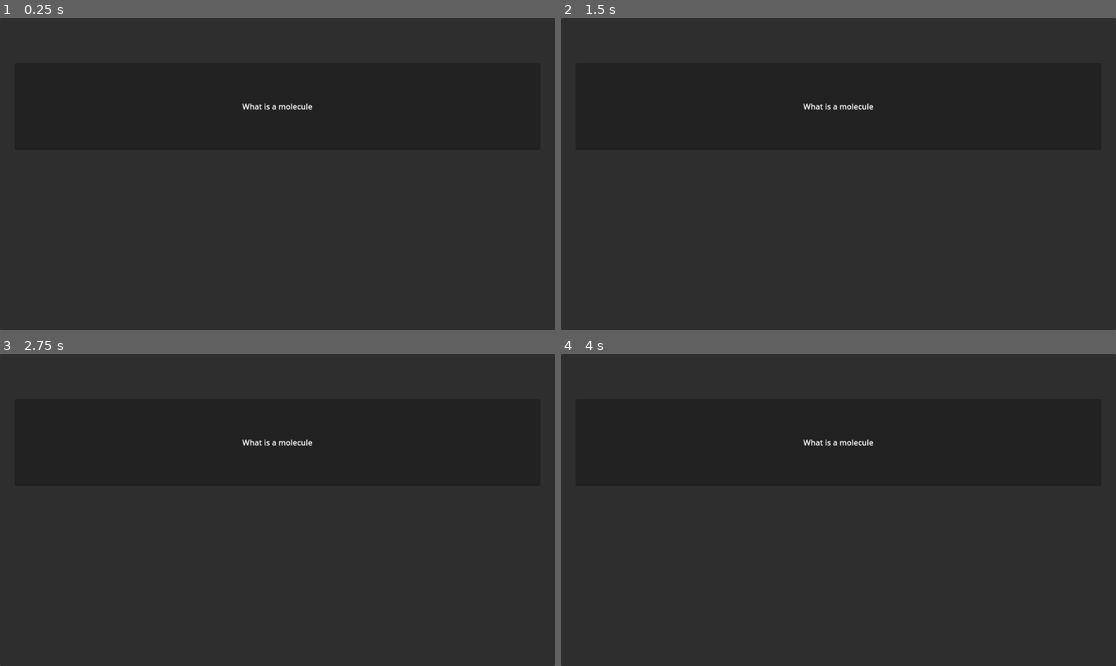
Above: before the commit, frames 1-4 (two rows, left to right).
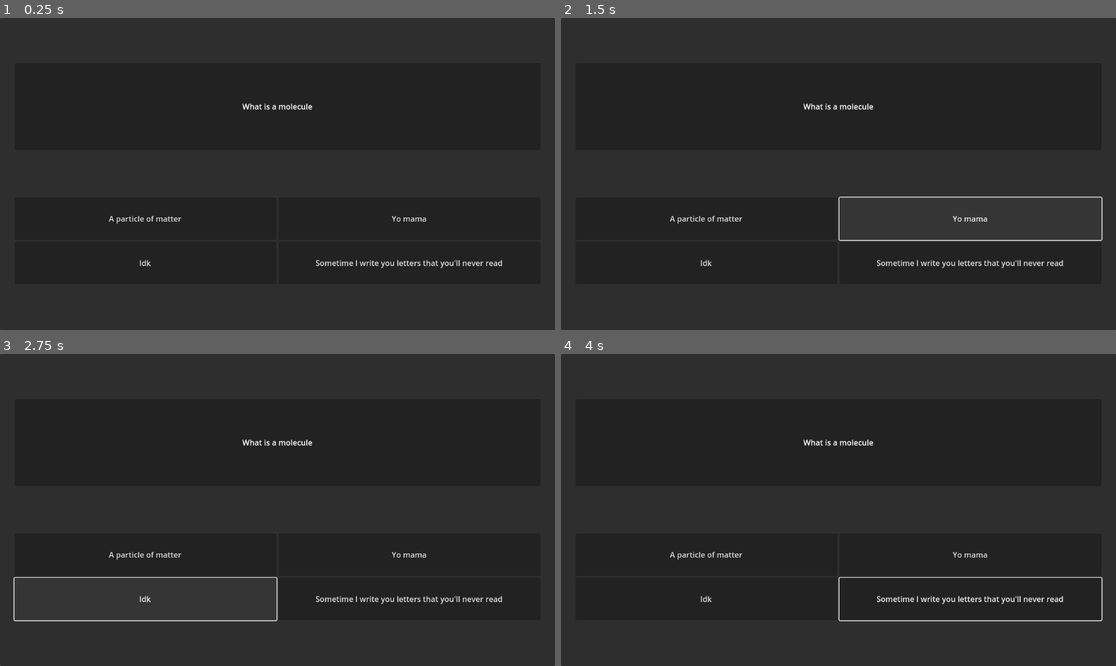
Above: after the commit, the same moments.

Repository: SnappyTheKing/Science-City-builder
Game: Godot game, scene res://Scenes/question_screen.tscn
The game is run twice, just before and just after one commit, with the same random seed, the same clock (stepped at 60 frames per second) and the same inputs. This scene is started directly instead of the project's main scene.
Inputs (mouse positions are in pixels of both pictures, inside the frame that each line leads up to):
- Up to frame 1 (0.25 s): no input
- Up to frame 2 (1.5 s): click (705, 217) at 0.5 s, where only the run after the commit has a clickable "A particle of matter"; click (971, 217) at 1.25 s, where only the run after the commit has a clickable "Yo mama"
- Up to frame 3 (2.75 s): click (144, 600) at 2 s, where only the run after the commit has a clickable "Idk"
- Up to frame 4 (4 s): click (971, 600) at 2.75 s, where only the run after the commit has a clickable "Sometime I write you letters …"; tap Enter at 3.5 s; move the mouse to (960, 494) at 3.52 s; hold D (right) from 3.53 s (still down); click (960, 494) at 3.67 s

The runs differ from the first frame. In frame 1, 0.5% of the frame differs, in the area x 19-91%, y 63-81%; in frame 2, 1.0%, in the area x 19-98%, y 57-81%; in frame 3, 0.9%; in frame 4, 0.9%.
Error before the commit: Invalid assignment of property or key 'Correct' with value of type 'bool' on a base object of type 'Button'. (res://Scripts/Questions.gd:19)

Commit message:
don't worry about this

Diff:
--- a/science-game/Scenes/Answer.tscn
+++ b/science-game/Scenes/Answer.tscn
@@ -4,4 +4,3 @@
 size_flags_horizontal = 3
 size_flags_vertical = 3
 text = "Answer"
-metadata/Correct = false
--- a/science-game/Scripts/Questions.gd
+++ b/science-game/Scripts/Questions.gd
@@ -16,7 +16,6 @@
 	for a in question.answers:
 		var t = answer_scene.instantiate()
 		t.text = a
-		t.Correct = true
 		t.pressed.connect(answerPressed)
 		question_holder.add_child(t)
 
